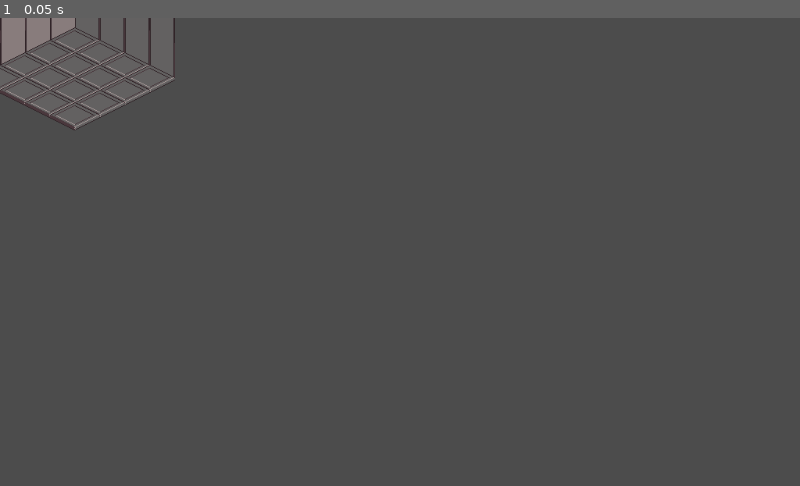
Above: before the commit, frame 1.
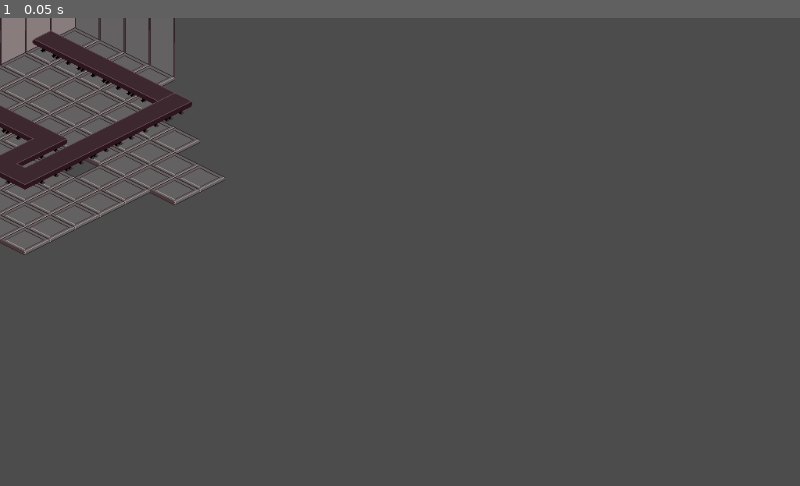
Above: after the commit, the same moment.

Repository: iorena/while-true
Game: Godot game, scene res://Main.tscn
Same seed, same stepped clock (60 frames per second), same inputs: the game is played once before the commit and once after it.
Inputs:
- Up to frame 1 (0.05 s): no input

The runs differ from the first frame. In frame 1, 2.9% of the frame differs, in the area x 0-28%, y 2-51%.

Commit message:
add conveyor tiles

Diff:
--- a/Main.tscn
+++ b/Main.tscn
@@ -7,6 +7,16 @@
 [ext_resource path="res://assets/factory_wall_right1.png" type="Texture" id=5]
 [ext_resource path="res://assets/factory_wall_upper_left1.png" type="Texture" id=6]
 [ext_resource path="res://assets/factory_wall_upper_right1.png" type="Texture" id=7]
+[ext_resource path="res://assets/conveyor2_end.png" type="Texture" id=8]
+[ext_resource path="res://assets/conveyor2_middle.png" type="Texture" id=9]
+[ext_resource path="res://assets/conveyor_end.png" type="Texture" id=10]
+[ext_resource path="res://assets/conveyor_left.png" type="Texture" id=11]
+[ext_resource path="res://assets/conveyor_left_turn.png" type="Texture" id=12]
+[ext_resource path="res://assets/conveyor_middle.png" type="Texture" id=13]
+[ext_resource path="res://assets/conveyor_right.png" type="Texture" id=14]
+[ext_resource path="res://assets/conveyor_right_turn.png" type="Texture" id=15]
+[ext_resource path="res://assets/conveyor_up_turn.png" type="Texture" id=16]
+[ext_resource path="res://assets/conveyor_down_turn.png" type="Texture" id=17]
 
 [sub_resource type="TileSet" id=1]
 0/name = "factory_corner1.png 0"
@@ -108,11 +118,160 @@
 8/shapes = [  ]
 8/z_index = 0
 
+[sub_resource type="TileSet" id=2]
+0/name = "conveyor2_end.png 0"
+0/texture = ExtResource( 8 )
+0/tex_offset = Vector2( 0, 0 )
+0/modulate = Color( 1, 1, 1, 1 )
+0/region = Rect2( 0, 0, 64, 64 )
+0/tile_mode = 0
+0/occluder_offset = Vector2( 0, 0 )
+0/navigation_offset = Vector2( 0, 0 )
+0/shape_offset = Vector2( 0, 0 )
+0/shape_transform = Transform2D( 1, 0, 0, 1, 0, 0 )
+0/shape_one_way = false
+0/shape_one_way_margin = 0.0
+0/shapes = [  ]
+0/z_index = 0
+1/name = "conveyor2_middle.png 1"
+1/texture = ExtResource( 9 )
+1/tex_offset = Vector2( 0, 0 )
+1/modulate = Color( 1, 1, 1, 1 )
+1/region = Rect2( 0, 0, 64, 64 )
+1/tile_mode = 0
+1/occluder_offset = Vector2( 0, 0 )
+1/navigation_offset = Vector2( 0, 0 )
+1/shape_offset = Vector2( 0, 0 )
+1/shape_transform = Transform2D( 1, 0, 0, 1, 0, 0 )
+1/shape_one_way = false
+1/shape_one_way_margin = 0.0
+1/shapes = [  ]
+1/z_index = 0
+2/name = "conveyor_end.png 2"
+2/texture = ExtResource( 10 )
+2/tex_offset = Vector2( 0, 0 )
+2/modulate = Color( 1, 1, 1, 1 )
+2/region = Rect2( 0, 0, 64, 64 )
+2/tile_mode = 0
+2/occluder_offset = Vector2( 0, 0 )
+2/navigation_offset = Vector2( 0, 0 )
+2/shape_offset = Vector2( 0, 0 )
+2/shape_transform = Transform2D( 1, 0, 0, 1, 0, 0 )
+2/shape_one_way = false
+2/shape_one_way_margin = 0.0
+2/shapes = [  ]
+2/z_index = 0
+3/name = "conveyor_left.png 3"
+3/texture = ExtResource( 11 )
+3/tex_offset = Vector2( 0, 0 )
+3/modulate = Color( 1, 1, 1, 1 )
+3/region = Rect2( 0, 0, 64, 64 )
+3/tile_mode = 0
+3/occluder_offset = Vector2( 0, 0 )
+3/navigation_offset = Vector2( 0, 0 )
+3/shape_offset = Vector2( 0, 0 )
+3/shape_transform = Transform2D( 1, 0, 0, 1, 0, 0 )
+3/shape_one_way = false
+3/shape_one_way_margin = 0.0
+3/shapes = [  ]
+3/z_index = 0
+4/name = "conveyor_left_turn.png 4"
+4/texture = ExtResource( 12 )
+4/tex_offset = Vector2( 0, 0 )
+4/modulate = Color( 1, 1, 1, 1 )
+4/region = Rect2( 0, 0, 64, 64 )
+4/tile_mode = 0
+4/occluder_offset = Vector2( 0, 0 )
+4/navigation_offset = Vector2( 0, 0 )
+4/shape_offset = Vector2( 0, 0 )
+4/shape_transform = Transform2D( 1, 0, 0, 1, 0, 0 )
+4/shape_one_way = false
+4/shape_one_way_margin = 0.0
+4/shapes = [  ]
+4/z_index = 0
+5/name = "conveyor_middle.png 5"
+5/texture = ExtResource( 13 )
+5/tex_offset = Vector2( 0, 0 )
+5/modulate = Color( 1, 1, 1, 1 )
+5/region = Rect2( 0, 0, 64, 64 )
+5/tile_mode = 0
+5/occluder_offset = Vector2( 0, 0 )
+5/navigation_offset = Vector2( 0, 0 )
+5/shape_offset = Vector2( 0, 0 )
+5/shape_transform = Transform2D( 1, 0, 0, 1, 0, 0 )
+5/shape_one_way = false
+5/shape_one_way_margin = 0.0
+5/shapes = [  ]
+5/z_index = 0
+6/name = "conveyor_right.png 6"
+6/texture = ExtResource( 14 )
+6/tex_offset = Vector2( 0, 0 )
+6/modulate = Color( 1, 1, 1, 1 )
+6/region = Rect2( 0, 0, 64, 64 )
+6/tile_mode = 0
+6/occluder_offset = Vector2( 0, 0 )
+6/navigation_offset = Vector2( 0, 0 )
+6/shape_offset = Vector2( 0, 0 )
+6/shape_transform = Transform2D( 1, 0, 0, 1, 0, 0 )
+6/shape_one_way = false
+6/shape_one_way_margin = 0.0
+6/shapes = [  ]
+6/z_index = 0
+7/name = "conveyor_right_turn.png 7"
+7/texture = ExtResource( 15 )
+7/tex_offset = Vector2( 0, 0 )
+7/modulate = Color( 1, 1, 1, 1 )
+7/region = Rect2( 0, 0, 64, 64 )
+7/tile_mode = 0
+7/occluder_offset = Vector2( 0, 0 )
+7/navigation_offset = Vector2( 0, 0 )
+7/shape_offset = Vector2( 0, 0 )
+7/shape_transform = Transform2D( 1, 0, 0, 1, 0, 0 )
+7/shape_one_way = false
+7/shape_one_way_margin = 0.0
+7/shapes = [  ]
+7/z_index = 0
+8/name = "conveyor_up_turn.png 8"
+8/texture = ExtResource( 16 )
+8/tex_offset = Vector2( 0, 0 )
+8/modulate = Color( 1, 1, 1, 1 )
+8/region = Rect2( 0, 0, 64, 64 )
+8/tile_mode = 0
+8/occluder_offset = Vector2( 0, 0 )
+8/navigation_offset = Vector2( 0, 0 )
+8/shape_offset = Vector2( 0, 0 )
+8/shape_transform = Transform2D( 1, 0, 0, 1, 0, 0 )
+8/shape_one_way = false
+8/shape_one_way_margin = 0.0
+8/shapes = [  ]
+8/z_index = 0
+9/name = "conveyor_down_turn.png 9"
+9/texture = ExtResource( 17 )
+9/tex_offset = Vector2( 0, 0 )
+9/modulate = Color( 1, 1, 1, 1 )
+9/region = Rect2( 0, 0, 64, 64 )
+9/tile_mode = 0
+9/occluder_offset = Vector2( 0, 0 )
+9/navigation_offset = Vector2( 0, 0 )
+9/shape_offset = Vector2( 0, 0 )
+9/shape_transform = Transform2D( 1, 0, 0, 1, 0, 0 )
+9/shape_one_way = false
+9/shape_one_way_margin = 0.0
+9/shapes = [  ]
+9/z_index = 0
+
 [node name="Node2D" type="Node2D"]
 
-[node name="TileMap" type="TileMap" parent="."]
+[node name="Floor" type="TileMap" parent="."]
 mode = 1
 tile_set = SubResource( 1 )
 cell_size = Vector2( 64, 32 )
 format = 1
-tile_data = PoolIntArray( -196609, 1, 0, -262144, 8, 0, -262 …(141 unchanged characters)… 5534, 2, 0, -65533, 2, 0, -65532, 2, 0, 1, 3, 0, 2, 2, 0, 3, 2, 0, 4, 2, 0, 65537, 3, 0, 65538, 2, 0, 65539, 2, 0, 65540, 2, 0 )
+tile_data = PoolIntArray( -196609, 1, 0, -262144, 8, 0, -262 …(141 unchanged characters)… 5534, 2, 0, -65533, 2, 0, -65532, 2, 0, -65531, 2, 0, 1, 3, 0, 2, 2, 0, 3, 2, 0, 4, 2, 0, 5, 2, 0, 6, 2, 0, 7, 2, 0, 65537, 3, 0, 65538, 2, 0, 65539, 2, 0, 65540, 2, 0, 65541, 2, 0, 65542, 2, 0, 65543, 2, 0, 65544, 2, 0, 65545, 2, 0, 131074, 2, 0, 131075, 2, 0, 131076, 2, 0, 131077, 2, 0, 131078, 2, 0, 131079, 2, 0, 131080, 2, 0, 131081, 2, 0, 196610, 2, 0, 196611, 2, 0, 196612, 2, 0, 196613, 2, 0, 196615, 2, 0, 196616, 2, 0, 262146, 2, 0, 262147, 2, 0, 262148, 2, 0, 262149, 2, 0, 262150, 2, 0, 262151, 2, 0, 262152, 2, 0, 327682, 2, 0, 327683, 2, 0, 327684, 2, 0, 327685, 2, 0, 327686, 2, 0, 327687, 2, 0, 327688, 2, 0, 393218, 2, 0, 393219, 2, 0, 393220, 2, 0, 393221, 2, 0, 393222, 2, 0, 393223, 2, 0, 393224, 2, 0, 458755, 2, 0, 458756, 2, 0, 458757, 2, 0, 458758, 2, 0, 458759, 2, 0, 458760, 2, 0 )
+
+[node name="Objects" type="TileMap" parent="."]
+mode = 1
+tile_set = SubResource( 2 )
+cell_size = Vector2( 64, 32 )
+format = 1
+tile_data = PoolIntArray( -65535, 0, 0, -65534, 1, 0, -65533, 1, 0, -65532, 1, 0, -65531, 1, 0, -65530, 4, 0, 6, 3, 0, 65542, 5, 0, 131078, 5, 0, 196610, 0, 0, 196611, 1, 0, 196612, 1, 0, 196613, 4, 0, 196614, 5, 0, 262150, 5, 0, 327685, 7, 0 )
Not shown: 1 places in Main.tscn that only renumber resources
Binary file added: assets/conveyor2_end.png
Binary file added: assets/conveyor2_middle.png
Binary file added: assets/conveyor_down_turn.png
Binary file added: assets/conveyor_end.png
Binary file added: assets/conveyor_left.png
Binary file added: assets/conveyor_left_turn.png
Binary file added: assets/conveyor_middle.png
Binary file added: assets/conveyor_right.png
Binary file added: assets/conveyor_right_turn.png
Binary file added: assets/conveyor_up_turn.png
